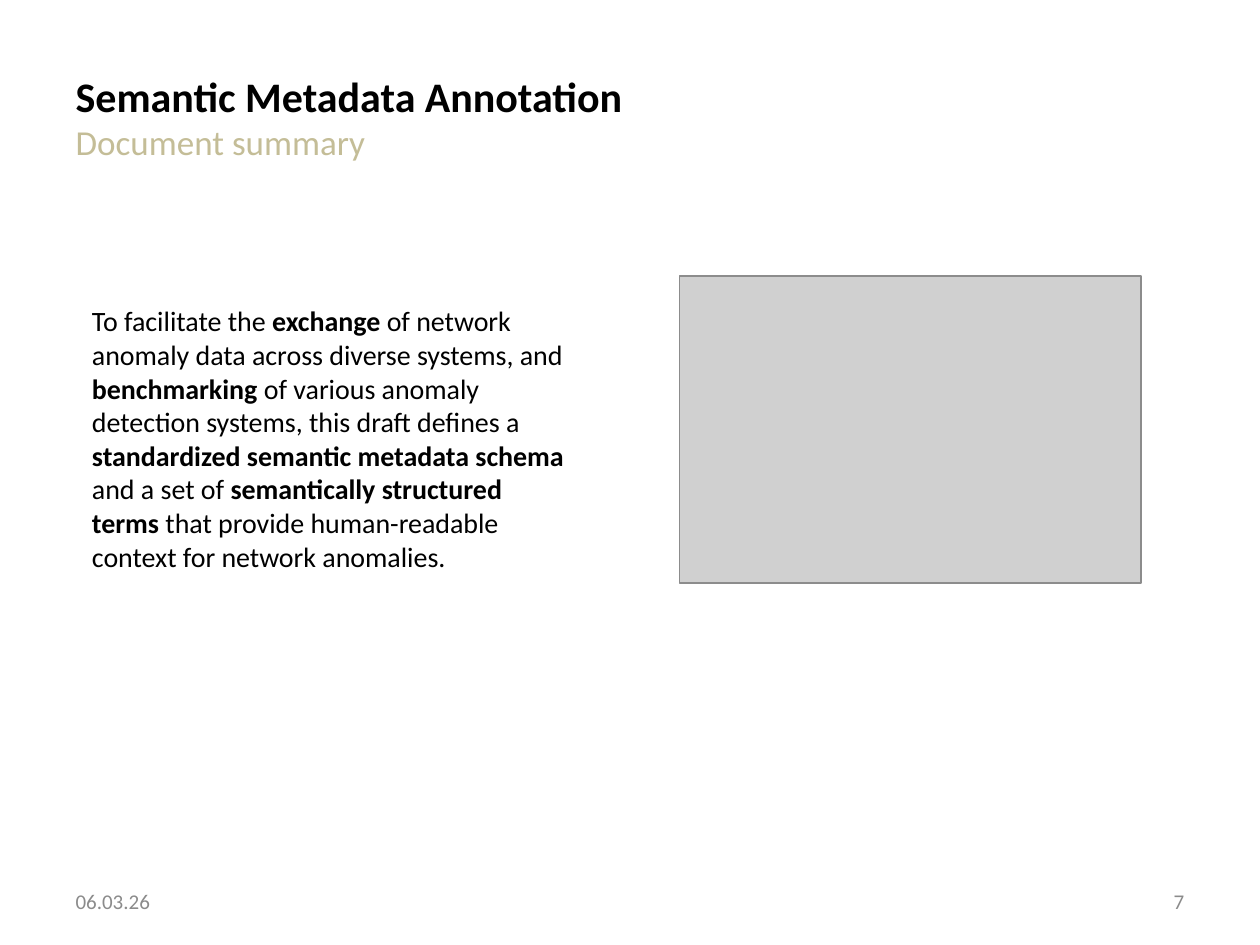
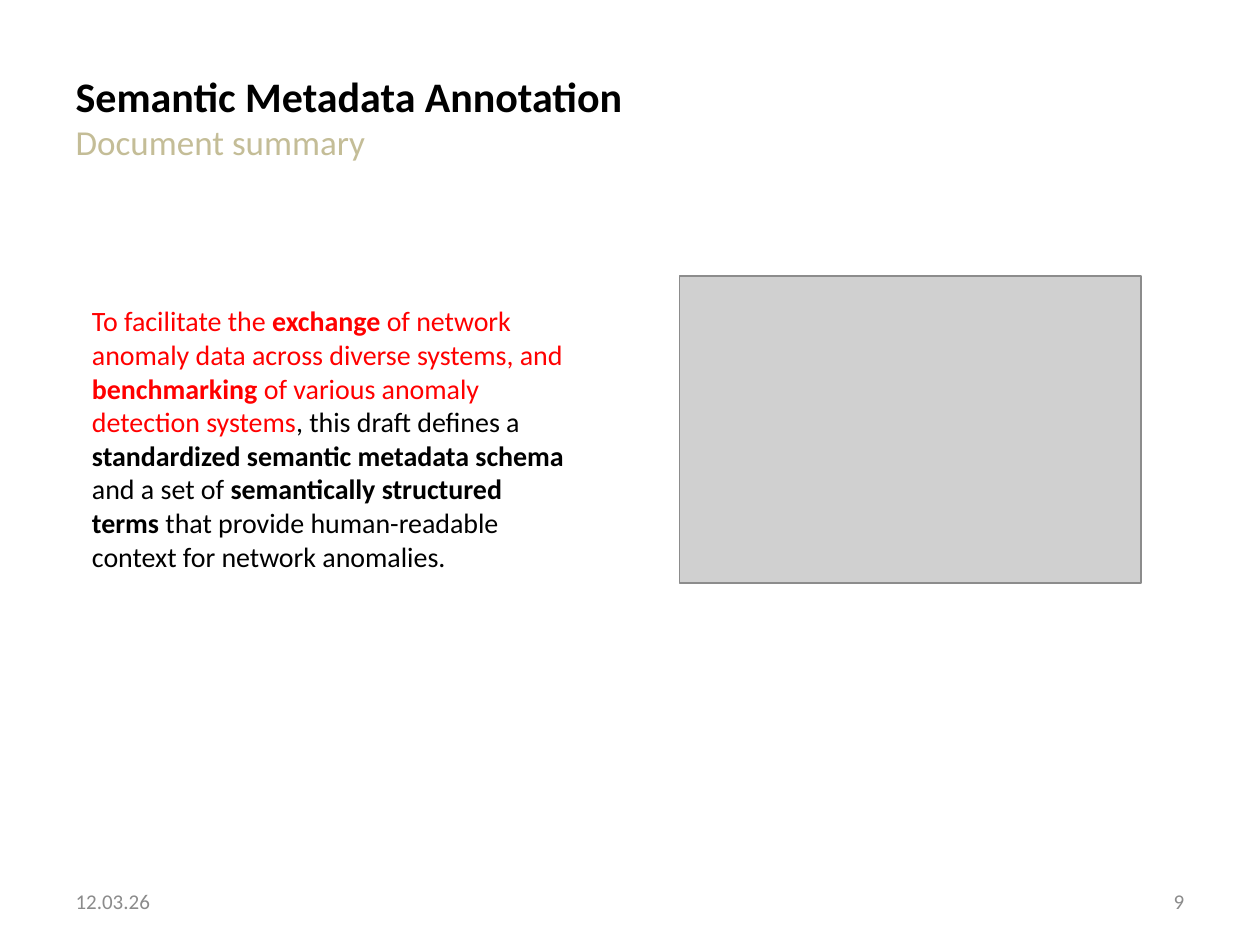
Before and after one commit to network-analytics/ietf-network-analytics-document-status, a slide deck: slide 9 of 125/NMOP/draft-ietf-nmop-network-anomaly-architecture-semantics-lifecycle.pptx (slide 7 before the commit). Drawn at 1260x945 pixels with LibreOffice and Linux fonts; fonts in the diff are those of the drawing; grey boxes stand for pictures. Boxes give left, top, right and bottom in pixels: in the first picture for what was removed or moved away, otherwise in the second. Text is boxed around its words. In the diff, an @@ line names an element or a change of style, - is before the commit and + after.

Commit message:
update NMOP anomaly detection slide decks

```diff
--- a/125/NMOP/draft-ietf-nmop-network-anomaly-architecture-semantics-lifecycle.pptx
+++ b/125/NMOP/draft-ietf-nmop-network-anomaly-architecture-semantics-lifecycle.pptx
@@ text "To facilitate the exchange of ..." at (92, 311, 563, 568): text colour #000000 to #FF0000 in "To facilitate the exchange of network anomaly ..." @@
@@ text at (76, 895, 150, 909): text changed @@
-06.03.26
+12.03.26
@@ page number at (1174, 895, 1185, 909): text changed @@
-7
+9
```
Also in this commit, not shown: 10 other slides changed, 3 slides added, 2 other files.
